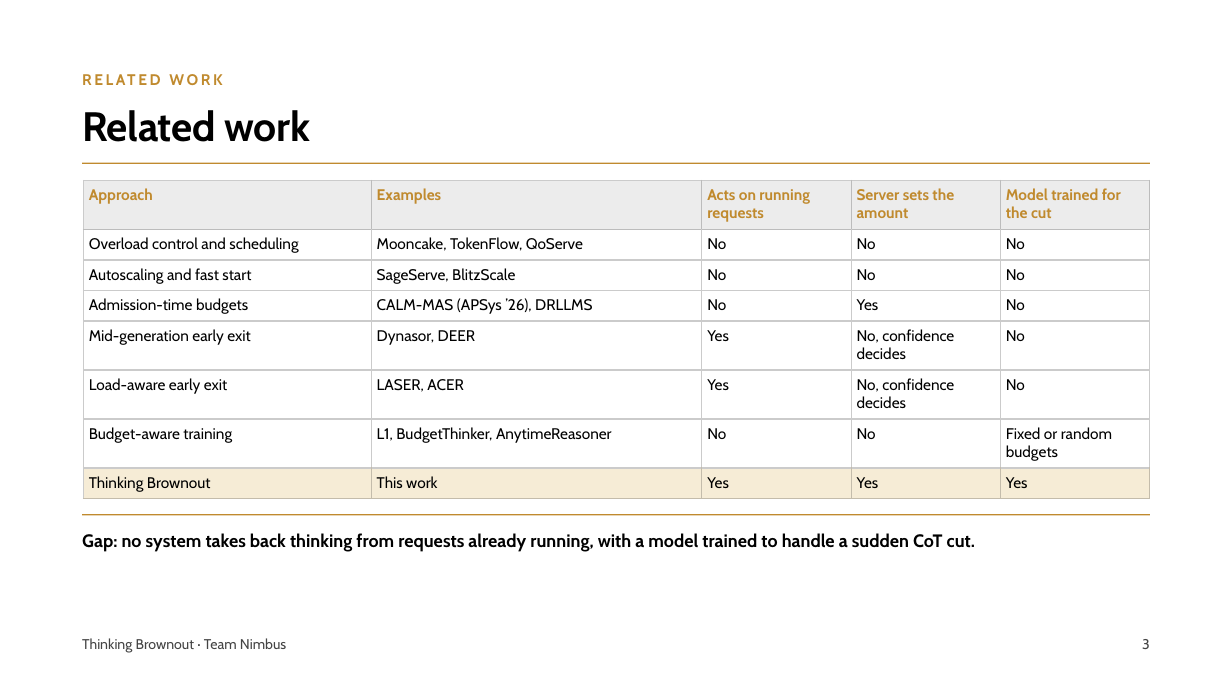
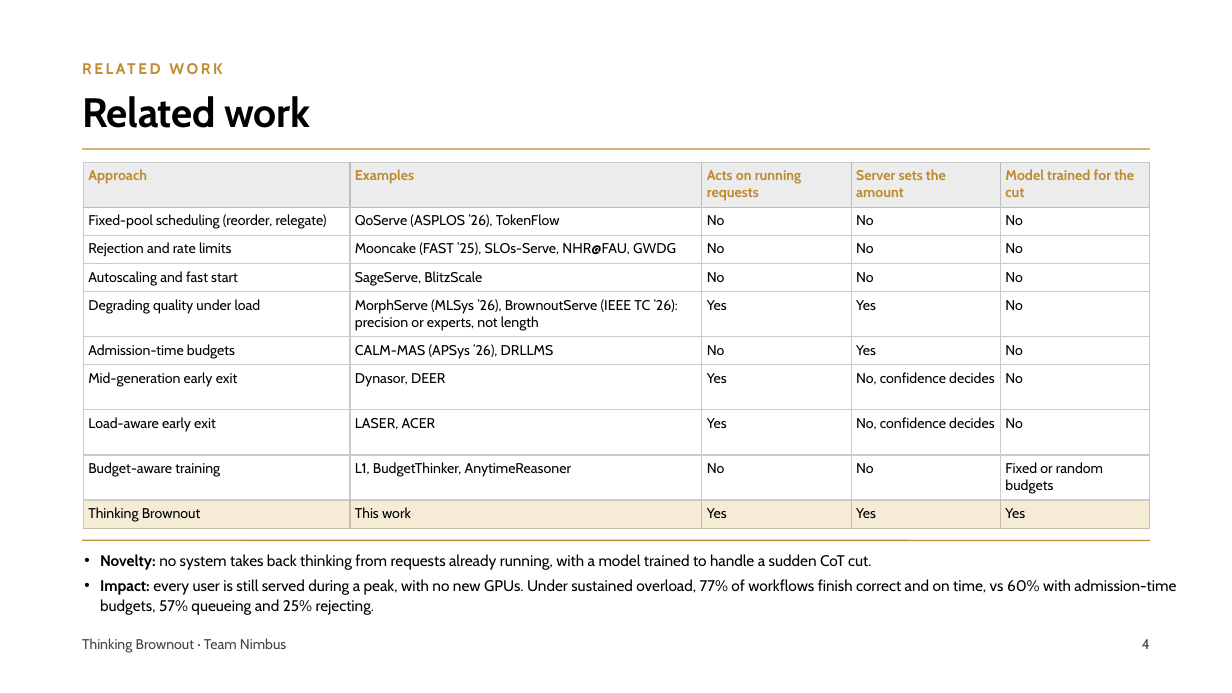
Before and after one commit to pyangyu/team1_nimbus_copy, a slide deck: slide 4 of Symposium Slides.pptx (slide 3 before the commit). Drawn at 1232x693 pixels with LibreOffice and Linux fonts; fonts in the diff are those of the drawing. Boxes give left, top, right and bottom in pixels: in the first picture for what was removed or moved away, otherwise in the second. Text is boxed around its words. In the diff, an @@ line names an element or a change of style, - is before the commit and + after.

Commit message:
Symposium Slides: on-prem framing, merged related work, key idea, new evaluation and conclusion

```diff
--- a/Symposium Slides.pptx
+++ b/Symposium Slides.pptx
@@ text "RELATED WORK": place and size @@
-text "RELATED WORK" at bbox=[82, 67, 1182, 91]
+text "RELATED WORK" at bbox=[82, 56, 1182, 80]
@@ title "Related work": place and size @@
-title "Related work" at bbox=[82, 110, 311, 142]
+title "Related work" at bbox=[82, 96, 311, 128]
@@ line moved from (82, 164) - (1150, 164) to (82, 149) - (1150, 149) @@
@@ table at bbox=[83, 163, 1152, 529] @@
-row 2: Overload control and scheduling | Mooncake, TokenFlow, QoServe | No | No | No
+row 2: Fixed-pool scheduling (reorder, relegate) | QoServe (ASPLOS ’26), TokenFlow | No | No | No
+row 3: Rejection and rate limits | Mooncake (FAST ’25), SLOs-Serve, NHR@FAU, GWDG | No | No | No
+row 5: Degrading quality under load | MorphServe (MLSys ’26), BrownoutServe (IEEE TC ’26): precision or experts, not length | Yes | Yes | No
@@ table: place and size @@
-table at bbox=[83, 180, 1152, 498]
+table at bbox=[83, 163, 1152, 529]
@@ line moved from (82, 515) - (1150, 515) to (82, 541) - (1150, 541) @@
@@ text at bbox=[100, 554, 1176, 615]: text changed; size 14 to 12 pt; bold off @@
-Gap: no system takes back thinking from requests already running, with a model trained to handle a sudden CoT cut.
+• Novelty: no system takes back thinking from requests already running, with a model trained to handle a sudden CoT cut.
+• Impact: every user is still served during a peak, with no new GPUs. Under sustained overload, 77% of workflows finish correct and on time, vs 60% with admission-time budgets, 57% queueing and 25% rejecting.
@@ text at bbox=[1142, 639, 1150, 649]: text changed @@
-3
+4
```
Also in this commit, not shown: 2 other slides changed, 5 slides added, 3 slides removed.
